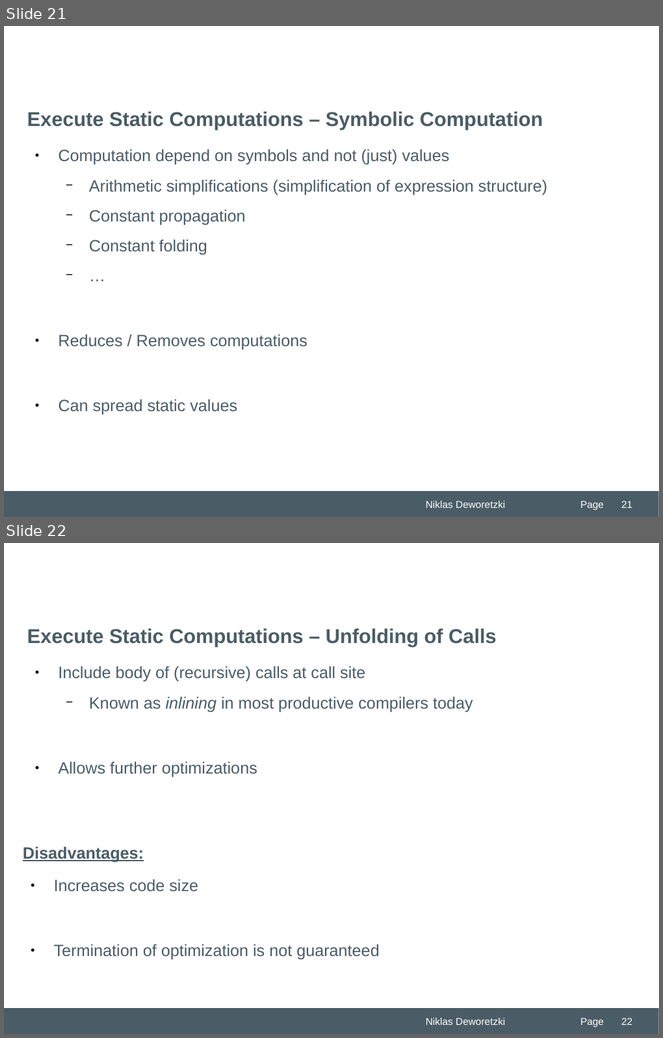
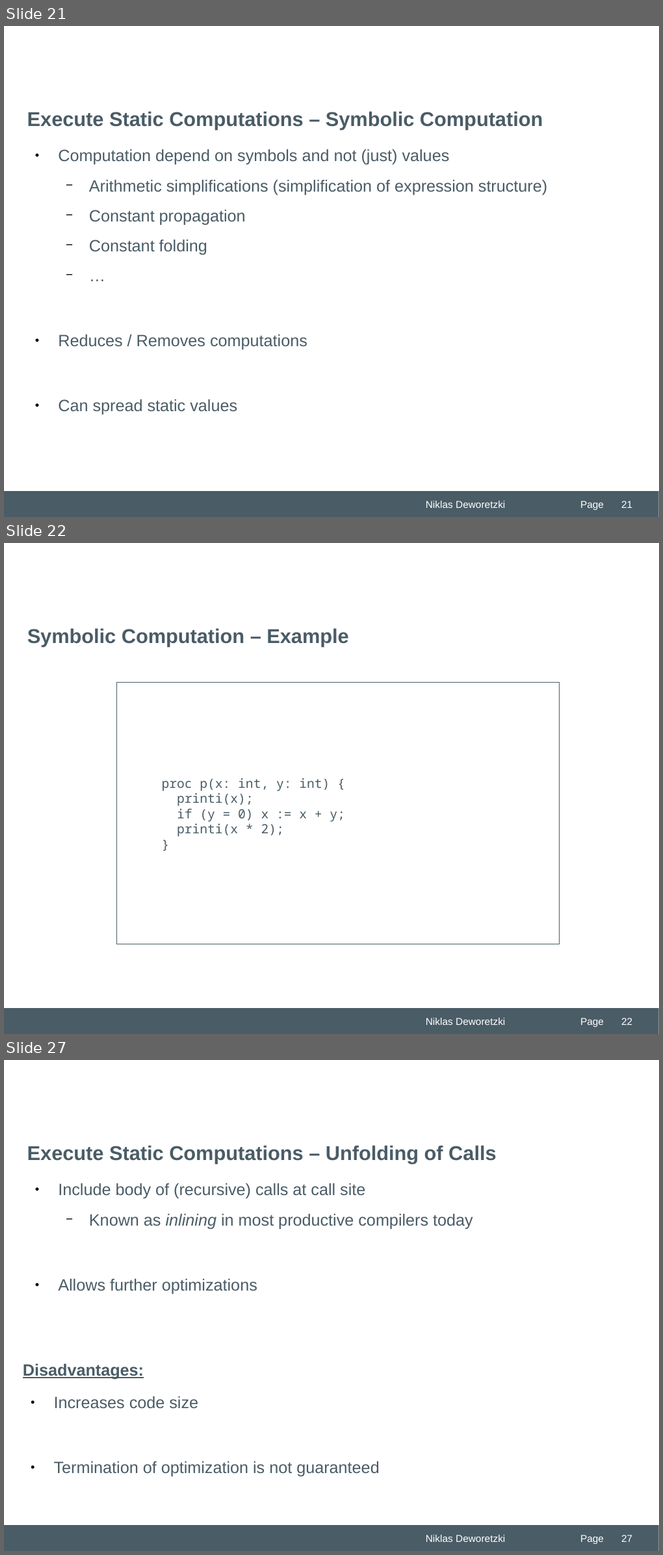
Before and after one commit to Niklas-Deworetzki/thm-masterseminar, a slide deck: paper/presentation/THM-Praesentation-FB06-MNI.odp. Shown one above the other, each under a label of ours: slides 21 and 22 before the commit, slides 21, 22 and 27 after it; the slides between them are not shown. The pictures are 663x1038 and 663x1555 pixels, drawn with LibreOffice and Linux fonts; fonts in the diff are those of the drawing; background and template pictures are left out. Boxes give left, top, right and bottom in pixels: in the first picture for what was removed or moved away, otherwise in the second. Text is boxed around its words. In the diff, an @@ line names an element or a change of style, - is before the commit and + after.

```diff
--- a/paper/presentation/THM-Praesentation-FB06-MNI.odp
+++ b/paper/presentation/THM-Praesentation-FB06-MNI.odp
@@ slide 22 added at [4, 543, 659, 1034], background #FFFFFF; not listed: 3 template elements that a slide beside it also shows @@
@@ title added at [27, 628, 348, 647], 22 pt, text #4A5C66, bold @@
+Symbolic Computation – Example
@@ rectangle added at [116, 683, 559, 945], outline #4A5C66 0 pt, 14 pt, text #4A5C66 @@
+proc p(x: int, y: int) {
+printi(x);
+if (y = 0) x := x + y;
+printi(x * 2);
+}
@@ page number added at [622, 1018, 633, 1025], 11 pt, text #FFFFFF @@
+22
@@ what was slide 22 is now slide 27 @@
@@ page number at [622, 1535, 633, 1542]: text changed @@
-22
+27
```
Also in this commit, not shown: 6 slides changed, 5 other slides added, 2 other files.
